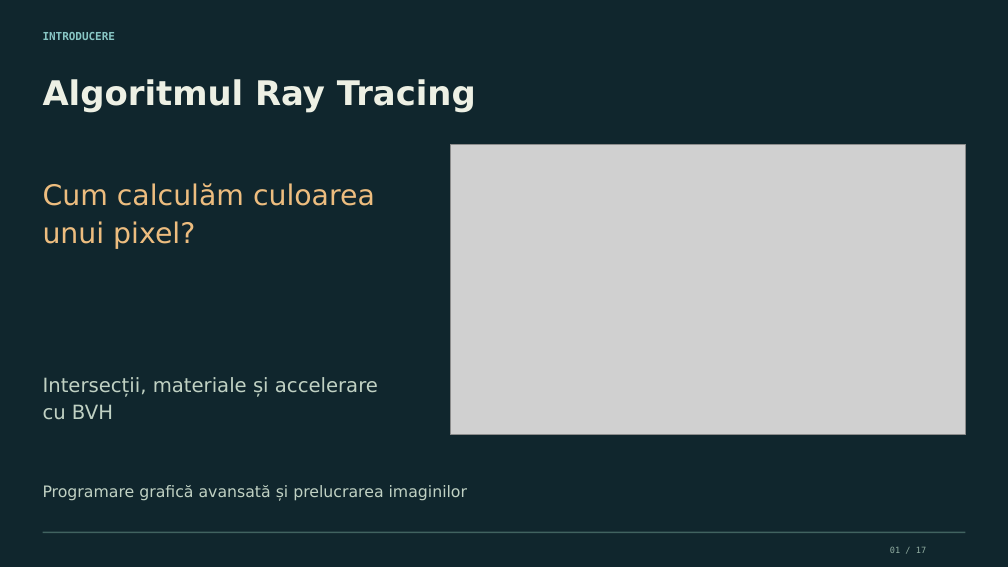
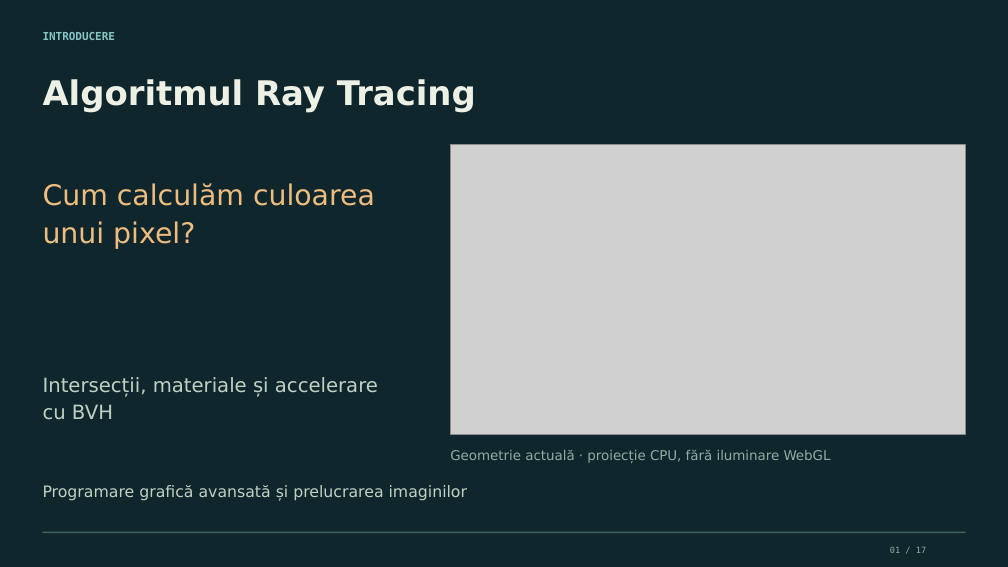
Before and after one commit to mucel29/pgapi-presentation, a slide deck: slide 1 of output/raytracing.pptx. Drawn at 1008x567 pixels with LibreOffice and Linux fonts; fonts in the diff are those of the drawing; grey boxes stand for pictures. Boxes give left, top, right and bottom in pixels: in the first picture for what was removed or moved away, otherwise in the second. Text is boxed around its words. In the diff, an @@ line names an element or a change of style, - is before the commit and + after.

```diff
--- a/output/raytracing.pptx
+++ b/output/raytracing.pptx
@@ text added at [450, 450, 831, 463], 12.8 pt, text #91ADA1 @@
+Geometrie actuală · proiecție CPU, fără iluminare WebGL
```
Also in this commit, not shown: 7 other slides changed, 22 other files.
